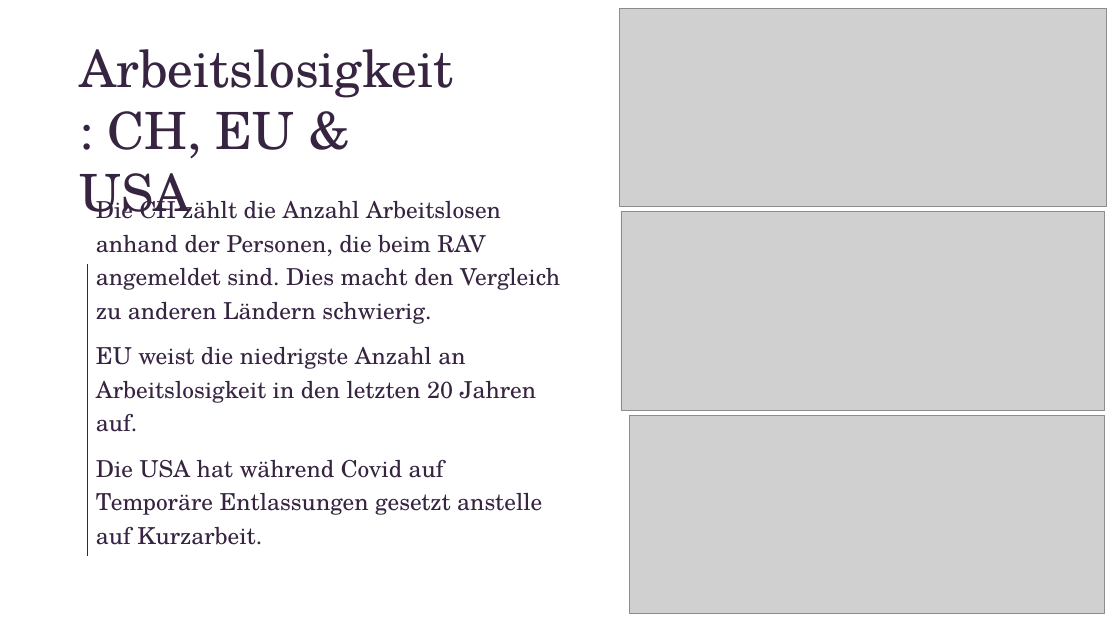
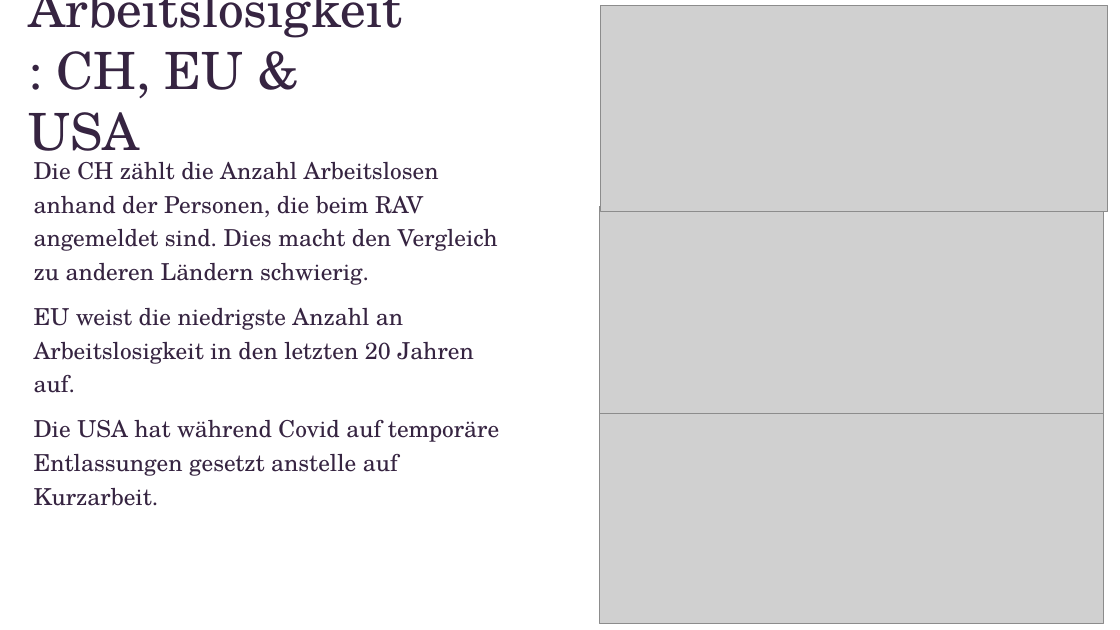
Before and after one commit to fischer-lukas/bina24_cifci_fischer, a slide deck: slide 15 of Staatsfinanzen im Vergleich.pptx. Drawn at 1120x630 pixels with LibreOffice and Linux fonts; fonts in the diff are those of the drawing; grey boxes stand for pictures. Boxes give left, top, right and bottom in pixels: in the first picture for what was removed or moved away, otherwise in the second. Text is boxed around its words. In the diff, an @@ line names an element or a change of style, - is before the commit and + after.

```diff
--- a/Staatsfinanzen im Vergleich.pptx
+++ b/Staatsfinanzen im Vergleich.pptx
@@ title "Arbeitslosigkeit: CH, EU & USA" rewrapped from [79,49,453,219] to [28,0,402,166] @@
@@ picture: place and size @@
-picture at [620,8,1107,207]
+picture at [601,5,1108,212]
@@ text "Die CH zählt die Anzahl ...": place and size @@
-text "Die CH zählt die Anzahl ..." at [96,195,560,545]
+text "Die CH zählt die Anzahl ..." at [34,162,499,506]
@@ picture: place and size @@
-picture at [621,212,1105,410]
+picture at [600,207,1104,413]
@@ line removed from (87, 264) to (87, 556) @@
@@ picture: place and size @@
-picture at [630,415,1106,613]
+picture at [600,413,1104,624]
@@ text at [34,420,499,506]: text changed @@
-Die USA hat während Covid auf Temporäre Entlassungen gesetzt anstelle auf Kurzarbeit.
+Die USA hat während Covid auf temporäre Entlassungen gesetzt anstelle auf Kurzarbeit.
```
Also in this commit, not shown: 8 other slides changed, 1 slide added.
